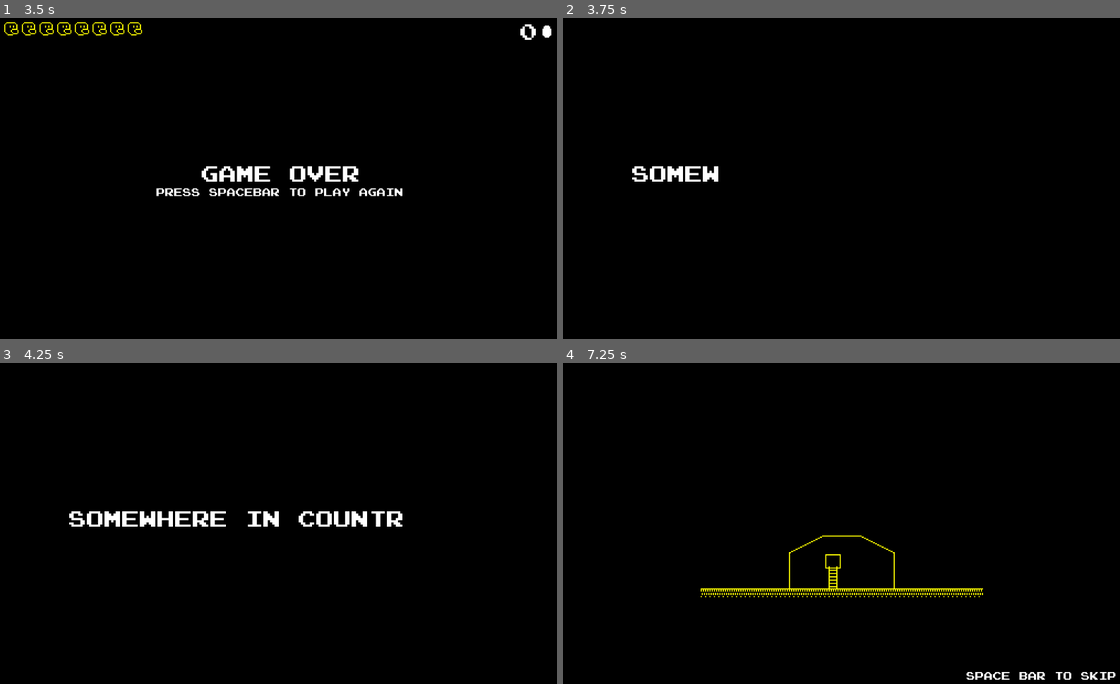
Above: before the commit, frames 1-4 (two rows, left to right).
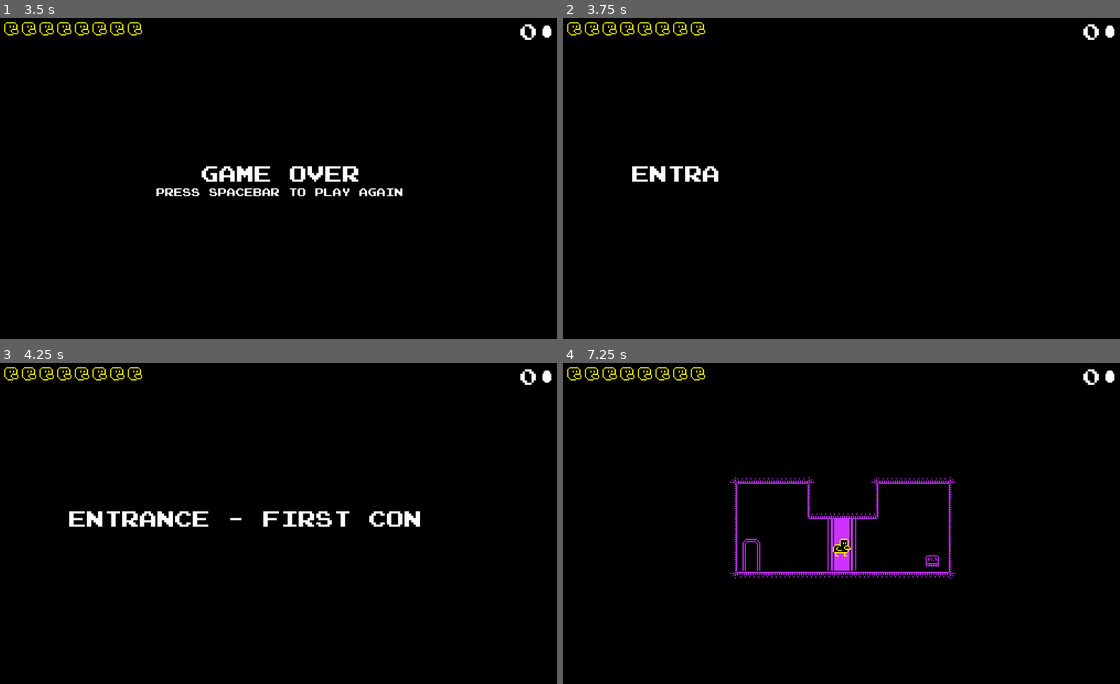
Above: after the commit, the same moments.

Repository: lethiandev/hen-misadventures
Game: Godot game, scene res://levels/gameover/gameover.tscn
Two runs of this game, one before a commit and one after it. Both use one fixed random seed, a clock stepped at 60 frames per second and the inputs below. This scene is started directly instead of the project's main scene. Sound files missing from this copy of the repository are replaced by a short silence.
Inputs:
- Up to frame 1 (3.5 s): tap Space (ui_select) every 0.75 s from 0.5 to 2.75 s; hold Right (ui_right) 0.53-2.03 s; tap Enter (ui_accept) at 0.77, 1.52, 3.02 s; hold Left (ui_left) 2.03-2.78 s; hold Right (ui_right) from 2.78 s (still down)
- Up to frame 2 (3.75 s): keep holding Right (ui_right); tap Space (ui_select) at 3.5 s
- Up to frame 3 (4.25 s): keep holding Right (ui_right); tap Enter (ui_accept) at 3.77 s
- Up to frame 4 (7.25 s): release Right (ui_right) at 4.28 s; hold Left (ui_left) 4.28-5.03 s; tap Enter (ui_accept) at 4.52, 6.02, 6.5, 6.77 s; hold Right (ui_right) 5.03-5.78 s; hold Left (ui_left) from 5.78 s (still down)

Frame 1 is identical in both runs. In frame 2, 0.8% of the frame differs, in the area x 0-99%, y 1-51%; in frame 3, 1.8%; in frame 4, 4.0%, in the area x 0-100%, y 1-99%.

Commit message:
Fix game over transition to first level

Diff:
--- a/src/levels/gameover/gameover.tscn
+++ b/src/levels/gameover/gameover.tscn
@@ -3,8 +3,8 @@
 [ext_resource path="res://levels/level_base/level_base.tscn" type="PackedScene" id=1]
 [ext_resource path="res://levels/gameover/gameover.gd" type="Script" id=2]
 
-[node name="GameOver" index="0" instance=ExtResource( 1 )]
+[node name="GameOver" instance=ExtResource( 1 )]
 script = ExtResource( 2 )
 title = "Game Over"
 hint = "Press spacebar to play again"
-next_level = "res://levels/intro/intro.tscn"
+next_level = "res://levels/level1/level1.tscn"
